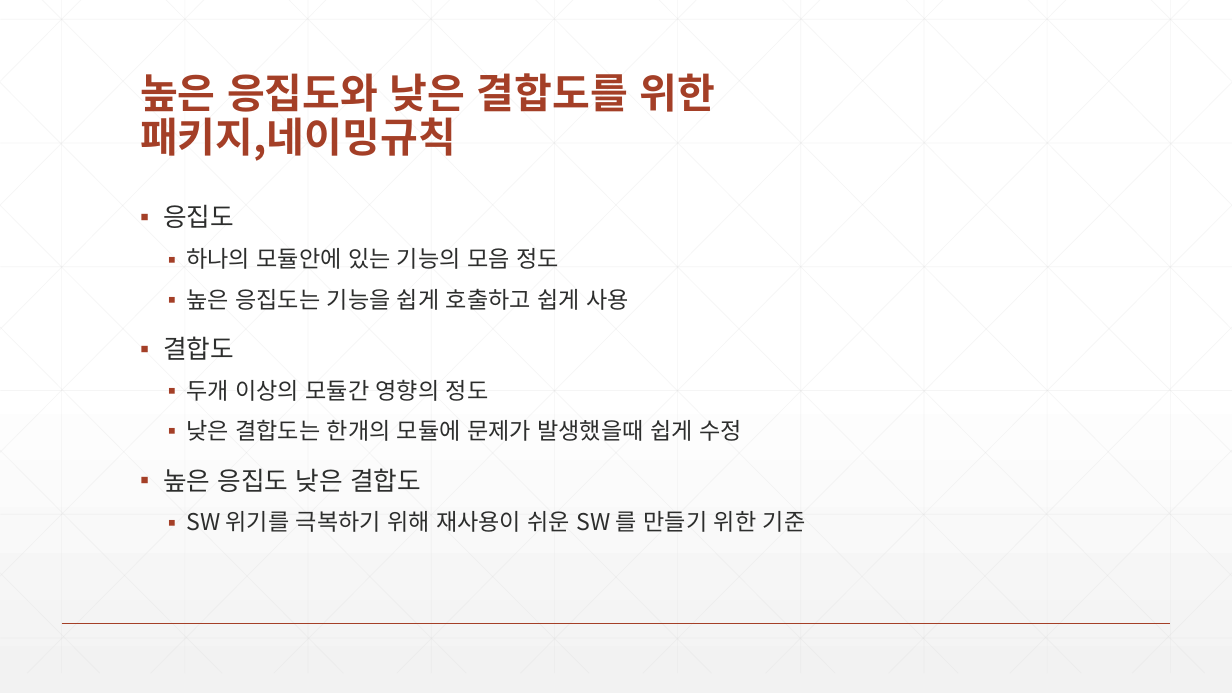
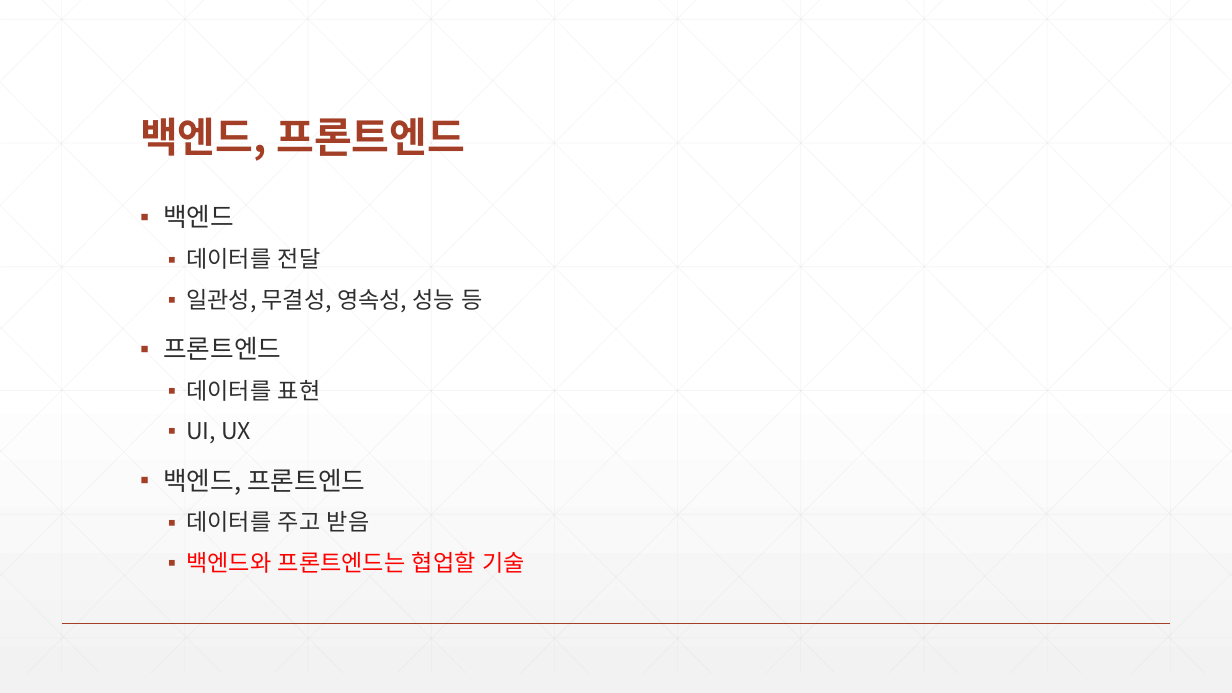
Before and after one commit to zeroshift01/code5, a slide deck: slide 1 of inflearn04/doc/3.(심화)프론트엔드와협업합니다.pptx. Drawn at 1232x693 pixels with LibreOffice and Linux fonts; fonts in the diff are those of the drawing. Boxes give left, top, right and bottom in pixels: in the first picture for what was removed or moved away, otherwise in the second. Text is boxed around its words. In the diff, an @@ line names an element or a change of style, - is before the commit and + after.

```diff
--- a/inflearn04/doc/3.(심화)프론트엔드와협업합니다.pptx
+++ b/inflearn04/doc/3.(심화)프론트엔드와협업합니다.pptx
@@ title at <box>140,117,465,161</box>: text changed @@
-높은 응집도와 낮은 결합도를 위한
-패키지,네이밍규칙
+백엔드, 프론트엔드
@@ text at <box>163,204,525,573</box>: text changed @@
-▪ 응집도
-  ▪ 하나의 모듈안에 있는 기능의 모음 정도
-  ▪ 높은 응집도는 기능을 쉽게 호출하고 쉽게 사용
-▪ 결합도
-  ▪ 두개 이상의 모듈간 영향의 정도
-  ▪ 낮은 결합도는 한개의 모듈에 문제가 발생했을때 쉽게 수정
-▪ 높은 응집도 낮은 결합도
-  ▪ SW 위기를 극복하기 위해 재사용이 쉬운 SW 를 만들기 위한 기준
+▪ 백엔드
+  ▪ 데이터를 전달
+  ▪ 일관성, 무결성, 영속성, 성능 등
+▪ 프론트엔드
+  ▪ 데이터를 표현
+  ▪ UI, UX
+▪ 백엔드, 프론트엔드
+  ▪ 데이터를 주고 받음
+  ▪ 백엔드와 프론트엔드는 협업할 기술
```
Also in this commit, not shown: 6 slides added, 7 slides removed, 6 other files.
